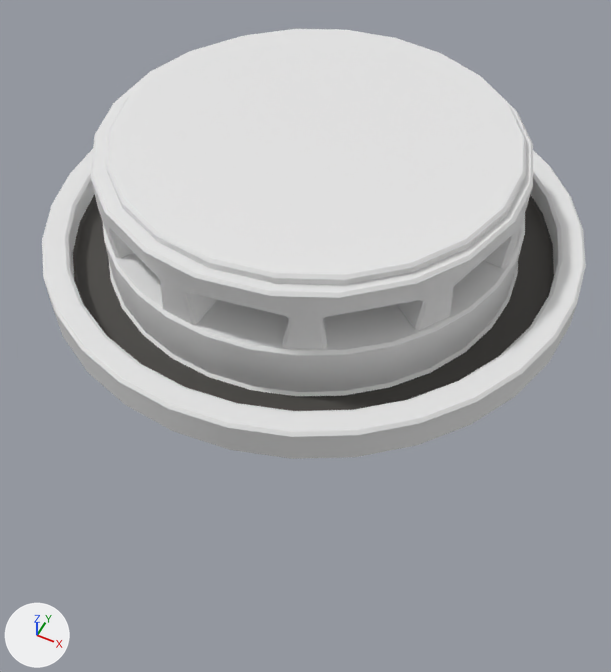
What one commit did to the FBX model Assets/Models/Diorama/PC_Bottom.fbx.
Rendered twice from a 50 mm camera at (0.279, -0.527, 0.696) aimed at (0.026, -0.019, 0.061). The axes (+X, +Y, +Z) are drawn at lower left. The lights are the same throughout. The picture after the commit comes second. Where no turn or scale is listed for an object, it has been applied to the vertices.

Names of what the first picture shows: 'PC_Bottom'.
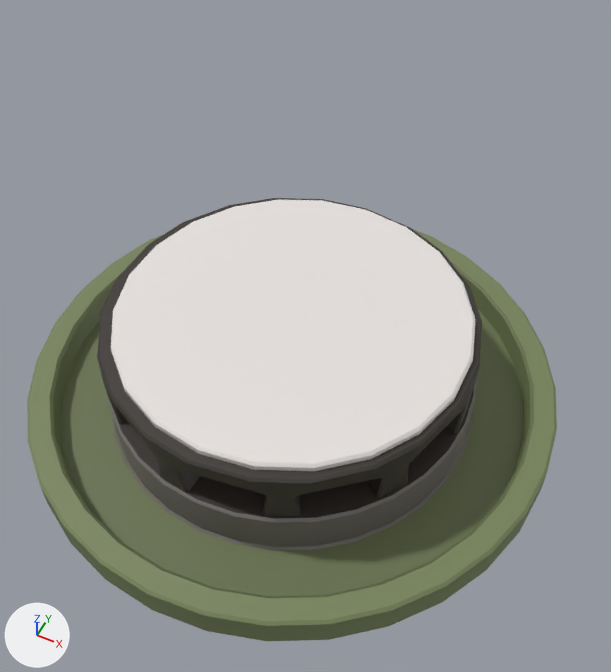
Pixel boxes [x1, y1, x2, y2] of what changed, in the pictures (611 x 672 px; the box of a moved part takes in the faces that stretch with it):
'PC_Bottom', reshaped, moved
    before: [42, 29, 586, 459]
    after: [27, 198, 557, 641]
part 1 of me_cylinder_145, moved or reshaped
    before: [42, 149, 586, 459]
    after: [27, 229, 557, 641]
part 2 of me_cylinder_145, recoloured
    before: [44, 29, 583, 432]
    after: [27, 198, 557, 626]
part 3 of me_cylinder_145, recoloured
    before: [73, 194, 554, 411]
    after: [53, 273, 531, 597]

The edits, one by one:
Picture 'ThermoColorSheet.png' (img_thermocolorsheet_png) is new.
Material 'TextureSheet' (mat_texturesheet) is new.
Its texture is img_thermocolorsheet_png.
me_cylinder_145 is used by ob_pc_bottom; location (0.001, 0.048, 0.19).
me_cylinder_145 had 836 vertices, 809 faces and spanned x -0.26..0.26, y -0.26..0.26, z -0.064..0.064.
me_cylinder_145 now has 804 vertices, 777 faces and spans x -0.289..0.289, y -0.289..0.289, z -0.066..0.064.
Part 1, on me_cylinder_145:
64 vertices are removed from x -0.26..0.26, y -0.26..0.26, z -0.064..-0.034.
64 faces are deleted.
160 vertices move from x -0.257..0.257, y -0.257..0.257, z -0.057..-0.032 to x -0.288..0.288, y -0.288..0.288, z -0.058..-0.03.
12 vertices are added at x -0.289..0.289, y -0.289..0.289, z -0.066.
20 new vertices lie (0.0, 0.0, -0.033) away from vertices in x -0.252..0.252, y -0.252..0.252, z -0.032.
32 new faces join them.
me_cylinder_145 part 2: 681 faces spanning x -0.288..0.288, y -0.288..0.288, z -0.058..0.064 switch from mat_pipe_whoite (white #e7e7e7) to mat_texturesheet (picture img_thermocolorsheet_png).
me_cylinder_145 part 3: 64 faces spanning x -0.261..0.261, y -0.261..0.258, z -0.058..-0.033 switch from mat_darkest_gray (dark grey #464440) to mat_texturesheet (picture img_thermocolorsheet_png).
Object 'PC_Bottom' (ob_pc_bottom) moves from (0.001, 0.048, 0.19) to (0.0, 0.0, 0.0).
